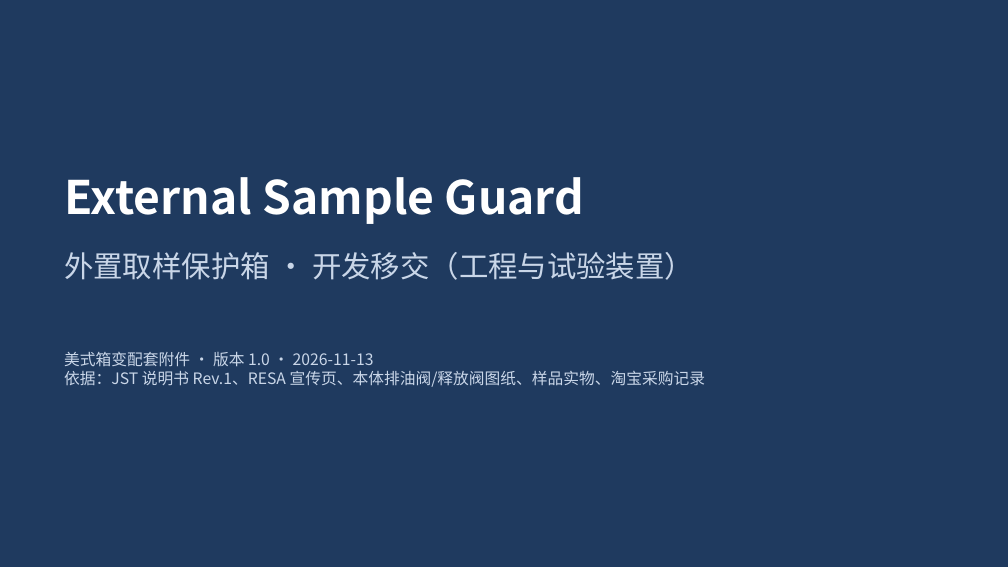
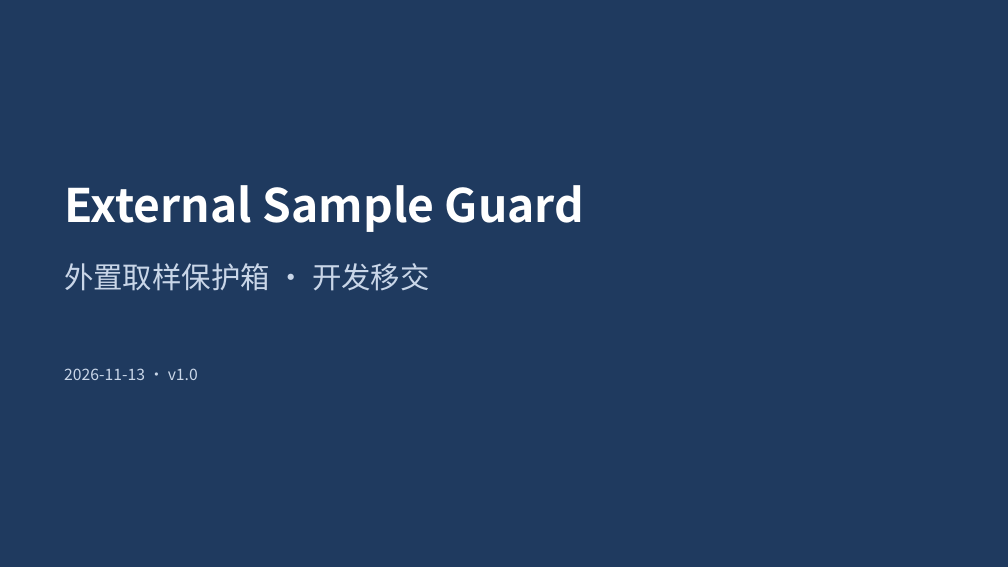
Before and after one commit to keenkid2010/claude_v1, a slide deck: slide 1 of sample_guard/Sample_Guard_开发移交.pptx. Drawn at 1008x567 pixels with LibreOffice and Linux fonts; fonts in the diff are those of the drawing. Boxes give left, top, right and bottom in pixels: in the first picture for what was removed or moved away, otherwise in the second. Text is boxed around its words. In the diff, an @@ line names an element or a change of style, - is before the commit and + after.

```diff
--- a/sample_guard/Sample_Guard_开发移交.pptx
+++ b/sample_guard/Sample_Guard_开发移交.pptx
@@ text "External Sample Guard" moved from (x1=64, y1=177, x2=584, y2=224) to (x1=64, y1=185, x2=584, y2=232) @@
@@ text at (x1=64, y1=263, x2=429, y2=291): text changed @@
-外置取样保护箱 · 开发移交（工程与试验装置）
+外置取样保护箱 · 开发移交
@@ text at (x1=64, y1=368, x2=198, y2=380): text changed @@
-美式箱变配套附件 · 版本 1.0 · 2026-11-13
-依据：JST 说明书 Rev.1、RESA 宣传页、本体排油阀/释放阀图纸、样品实物、淘宝采购记录
+2026-11-13 · v1.0
```
Also in this commit, not shown: 9 other slides changed, 10 slides removed, 6 other files.
